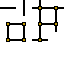
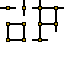
Two versions of the same layered image (64×64). Layer-by-layer changes:
painted on "Layer 8" over [6, 6, 26, 10]
